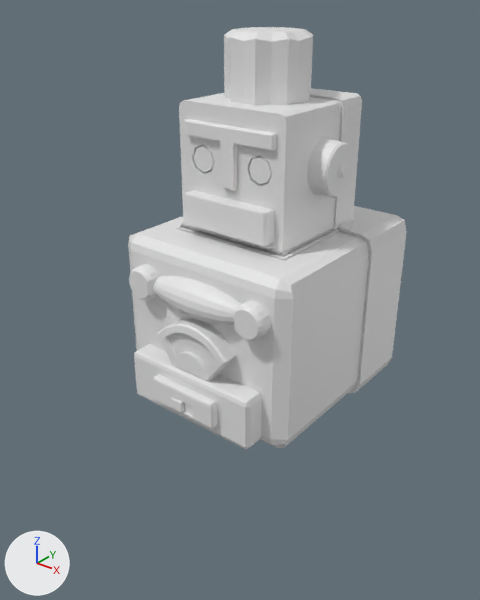
One commit to the FBX model Models/Robot.fbx: the scene before it, then after it.
Rendered twice from a camera (50 mm lens) standing at (2.67, -5.18, 3.22) and looking at (-1.23, -0.31, 0.2). Every picture has the same lights, and +X, +Y and +Z are marked at lower left. Vertices at the same position are counted once.
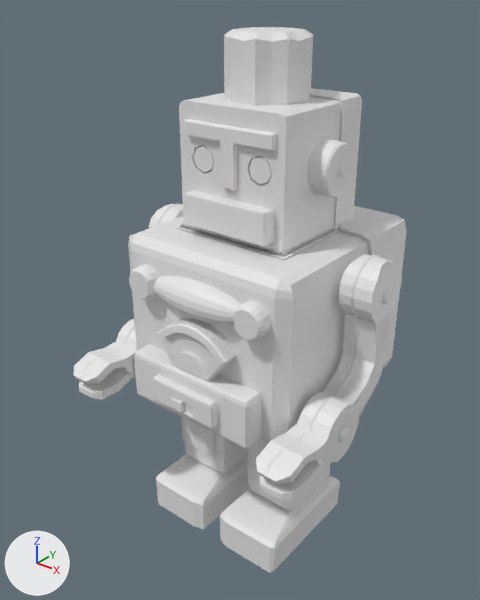
The edits, one by one:
me_cube_001 is used by ob_cube; location (-1.11, 0.0, -0.04).
me_cube_001 had 1810 vertices, 1581 faces and spanned x -1.04..1.04, y -1.41..1.11, z -0.79..2.84.
me_cube_001 now has 3154 vertices, 2795 faces and spans x -1.43..1.44, y -1.6..1.11, z -2.48..2.84.
me_cube_001 part 1: a new loose piece of 455 vertices spanning x 0.92..1.44, y -1.6..0.22, z -0.82..1.0.
me_cube_001 part 2: a new loose piece of 437 vertices spanning x -1.43..-1.03, y -1.6..0.22, z -0.82..1.0.
me_cube_001 part 3: a new loose piece of 122 vertices spanning x -0.89..-0.14, y -0.97..0.36, z -2.48..-0.66.
me_cube_001 part 4: a new loose piece of 122 vertices spanning x 0.1..0.86, y -0.98..0.36, z -2.48..-0.66.
me_cube_001 part 5: a new loose piece of 72 vertices spanning x 1.4..1.43, y -0.18..-0.04, z 0.59..0.74.

Changed parts and their boxes [x1, y1, x2, y2] in the pictures (480 x 600 px):
'Cube', reshaped (20% wider, 29% taller): before [128, 27, 407, 449]; after [73, 27, 407, 573]
part 1 of me_cube_001, added: after [256, 254, 402, 502]
part 2 of me_cube_001, added: after [73, 203, 183, 400]
part 3 of me_cube_001, added: after [156, 417, 249, 529]
part 4 of me_cube_001, added: after [220, 440, 340, 573]
part 5 of me_cube_001, added: after [382, 289, 391, 304]
